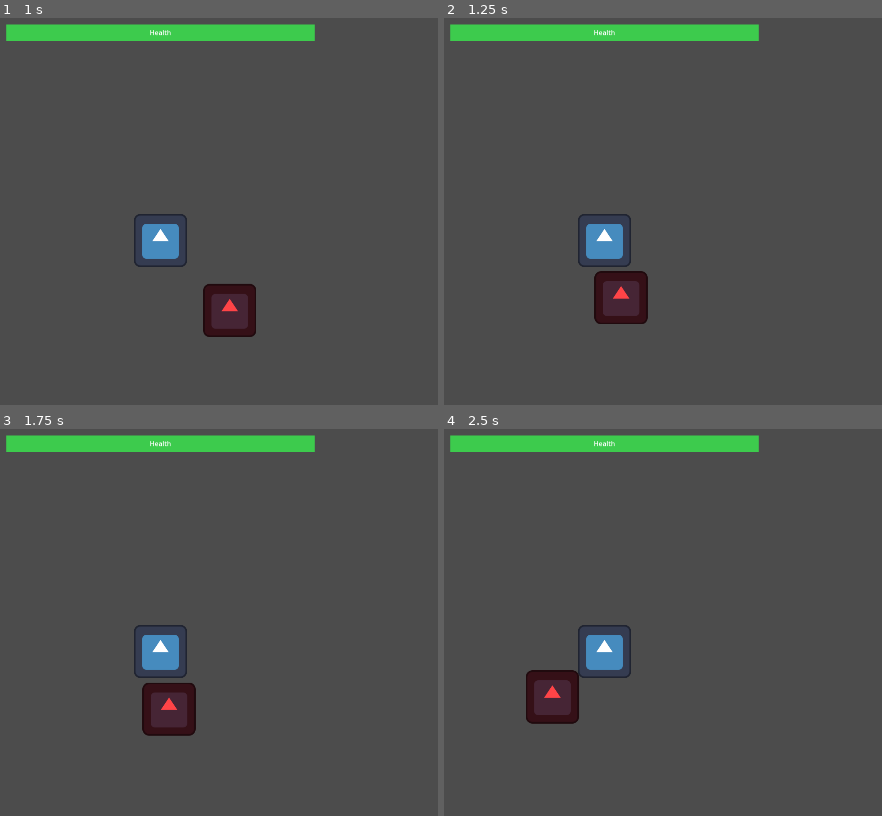
Above: before the commit, frames 1-4 (two rows, left to right).
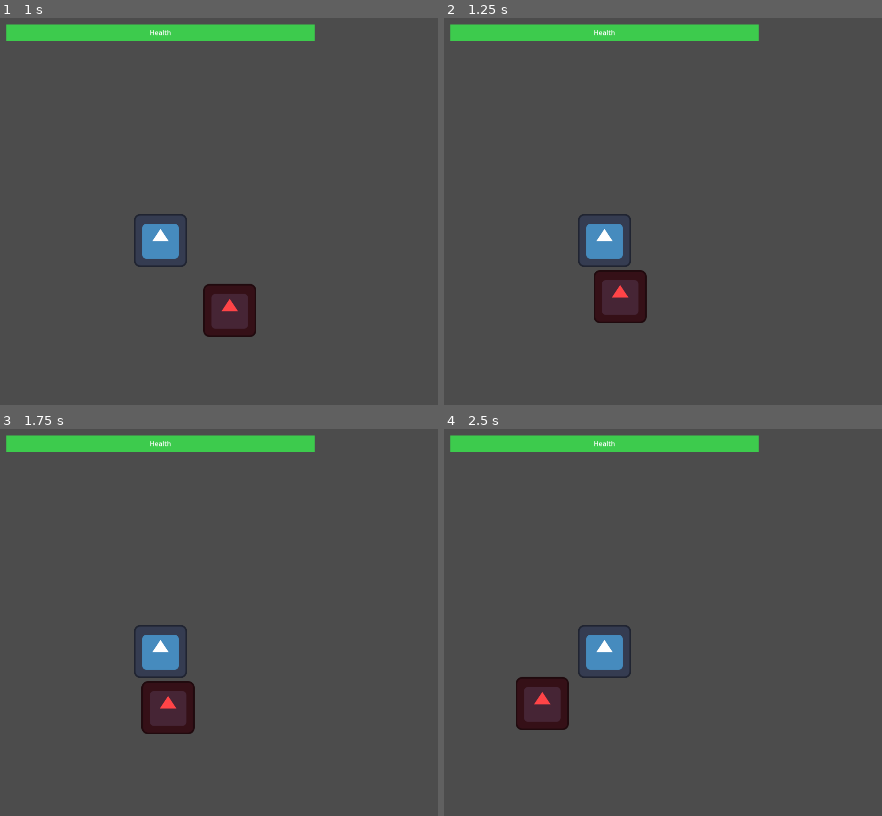
Above: after the commit, the same moments.

Repository: avidandy/GMTK_25
Game: Godot game, scene res://scenes/main.tscn
The game is run twice, just before and just after one commit, with the same random seed, the same clock (stepped at 60 frames per second) and the same inputs. The engine's default icon, where the game draws it, is replaced by a stand-in: a white triangle on a blue panel in a dark square.
Inputs:
- Up to frame 1 (1 s): hold Right (right) from 0.53 s (still down)
- Up to frame 2 (1.25 s): keep holding Right (right)
- Up to frame 3 (1.75 s): release Right (right) at 1.28 s; hold Down (down) from 1.28 s (still down)
- Up to frame 4 (2.5 s): tap Enter at 2 s; release Down (down) at 2.03 s; hold Right (right) from 2.03 s (still down)

Frame 1 is identical in both runs. In frame 2, 0.2% of the frame differs, in the area x 34-47%, y 65-80%; in frame 3, 0.3%; in frame 4, 1.6%, in the area x 16-31%, y 62-78%.

Commit message:
Changes player collision shape to a rectangle
Updates the player's collision shape from a capsule to a rectangle.

Diff:
--- a/scenes/Player.tscn
+++ b/scenes/Player.tscn
@@ -3,15 +3,14 @@
 [ext_resource type="Texture2D" uid="uid://bxxov8kbjlkh" path="res://assets/icon.svg" id="1_p0vlq"]
 [ext_resource type="Script" uid="uid://dd7gnn4obi0do" path="res://scripts/Player.gd" id="1_v6fml"]
 
-[sub_resource type="CapsuleShape2D" id="CapsuleShape2D_p0vlq"]
-radius = 65.0
-height = 160.0
+[sub_resource type="RectangleShape2D" id="RectangleShape2D_v6fml"]
+size = Vector2(150, 150)
 
 [node name="Player" type="CharacterBody2D"]
 script = ExtResource("1_v6fml")
 
 [node name="CollisionShape2D" type="CollisionShape2D" parent="."]
-shape = SubResource("CapsuleShape2D_p0vlq")
+shape = SubResource("RectangleShape2D_v6fml")
 
 [node name="Sprite2D" type="Sprite2D" parent="."]
 texture = ExtResource("1_p0vlq")
